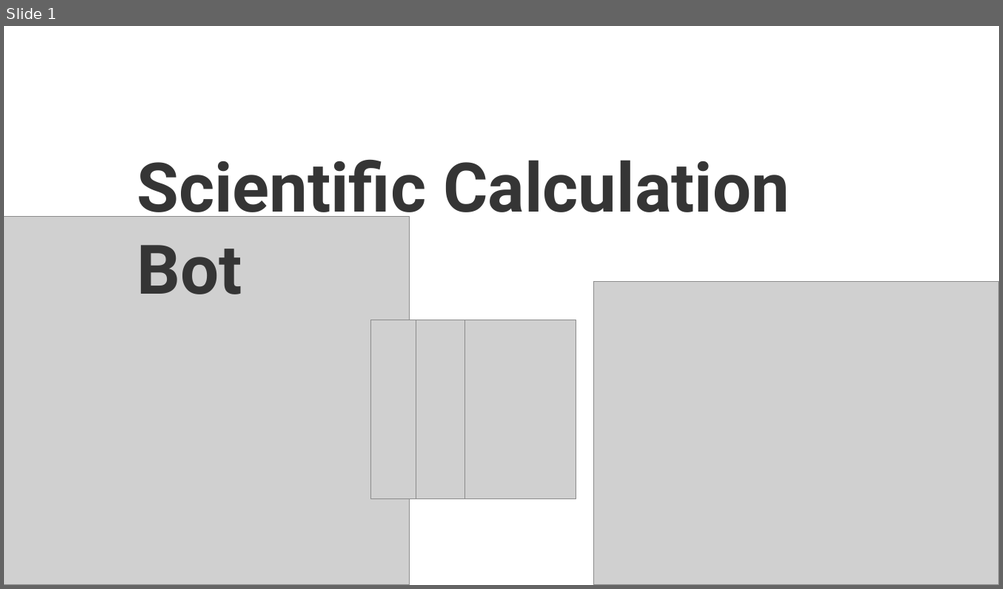
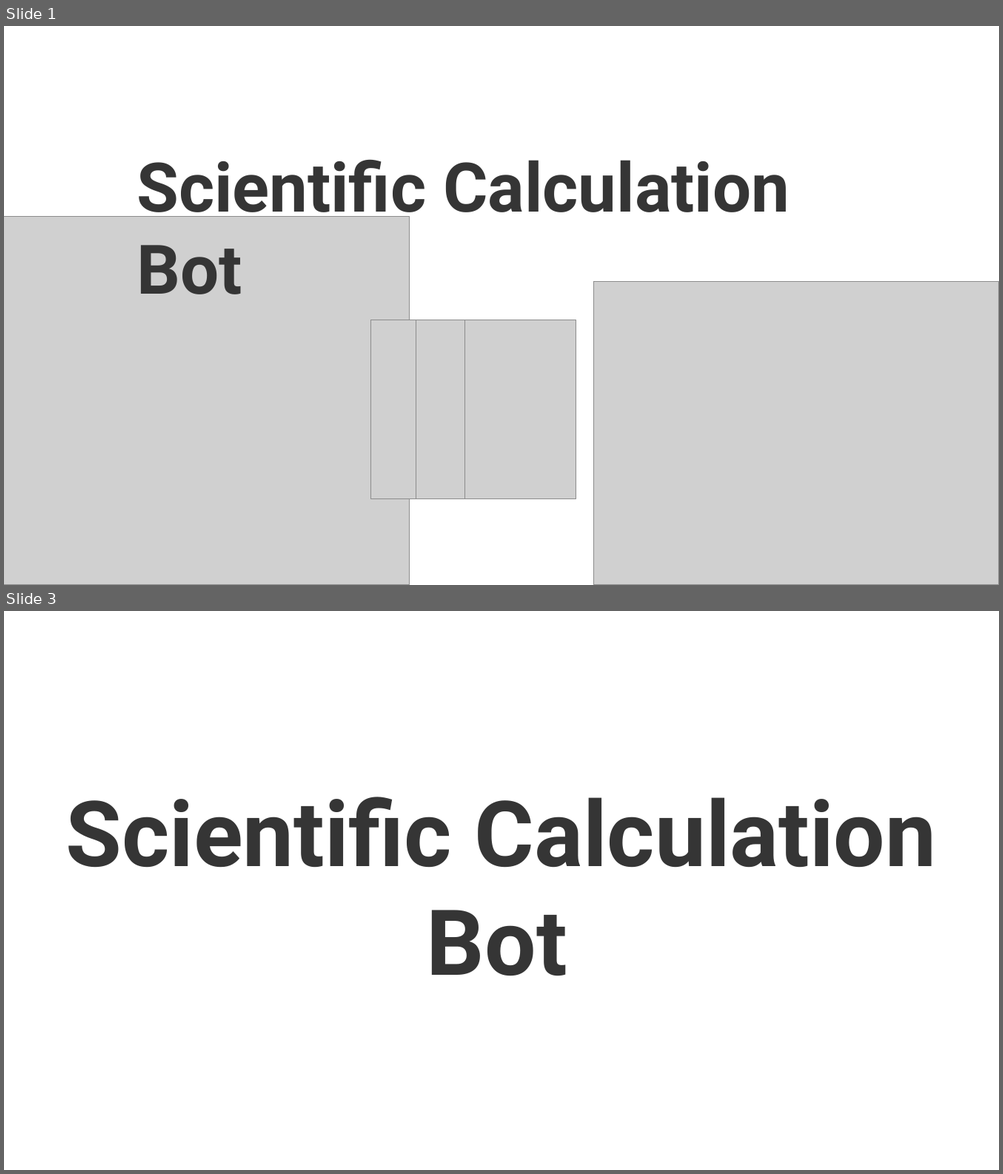
Before and after one commit to Fentaniao/ScientificCalculationBot, a slide deck: README.assets/logo.pptx. Shown one above the other, each under a label of ours: slide 1 before the commit, slides 1 and 3 after it; the slides between them are not shown. The pictures are 1003x589 and 1003x1174 pixels, drawn with LibreOffice and Linux fonts; fonts in the diff are those of the drawing; grey boxes stand for pictures. Boxes give left, top, right and bottom in pixels: in the first picture for what was removed or moved away, otherwise in the second. Text is boxed around its words. In the diff, an @@ line names an element or a change of style, - is before the commit and + after.

```diff
--- a/README.assets/logo.pptx
+++ b/README.assets/logo.pptx
@@ slide 3 added at bbox=[4, 611, 999, 1170], background #FFFFFF @@
@@ title added at bbox=[66, 797, 936, 976], 88 pt, text #353535, bold @@
+Scientific Calculation Bot
```
Also in this commit, not shown: 1 other slide added, 4 other files.
